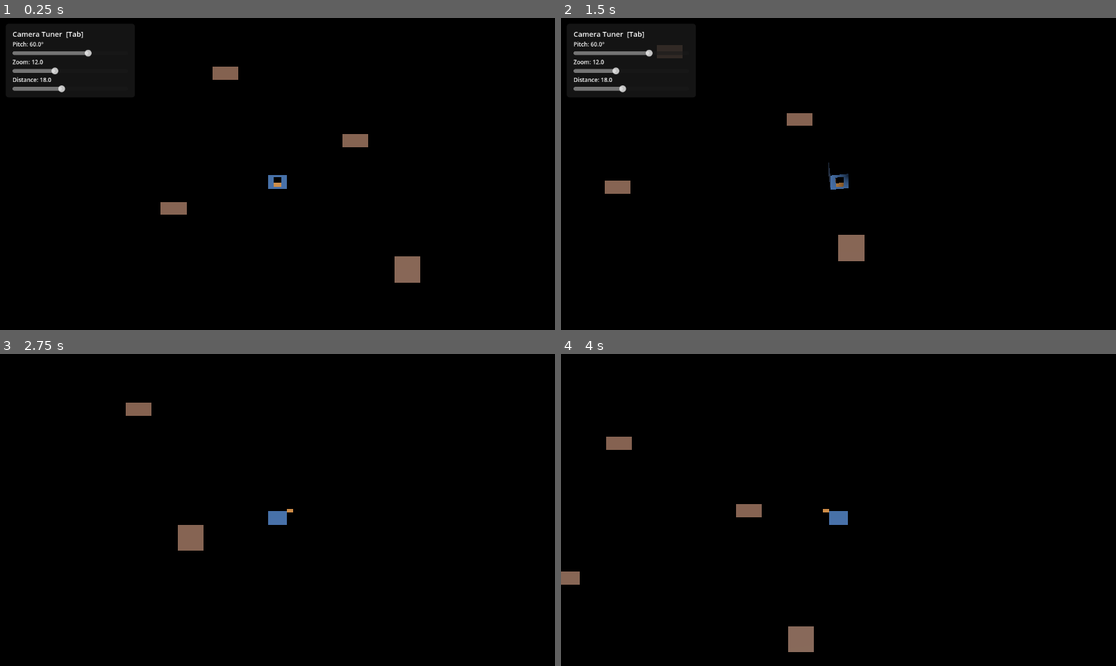
Above: before the commit, frames 1-4 (two rows, left to right).
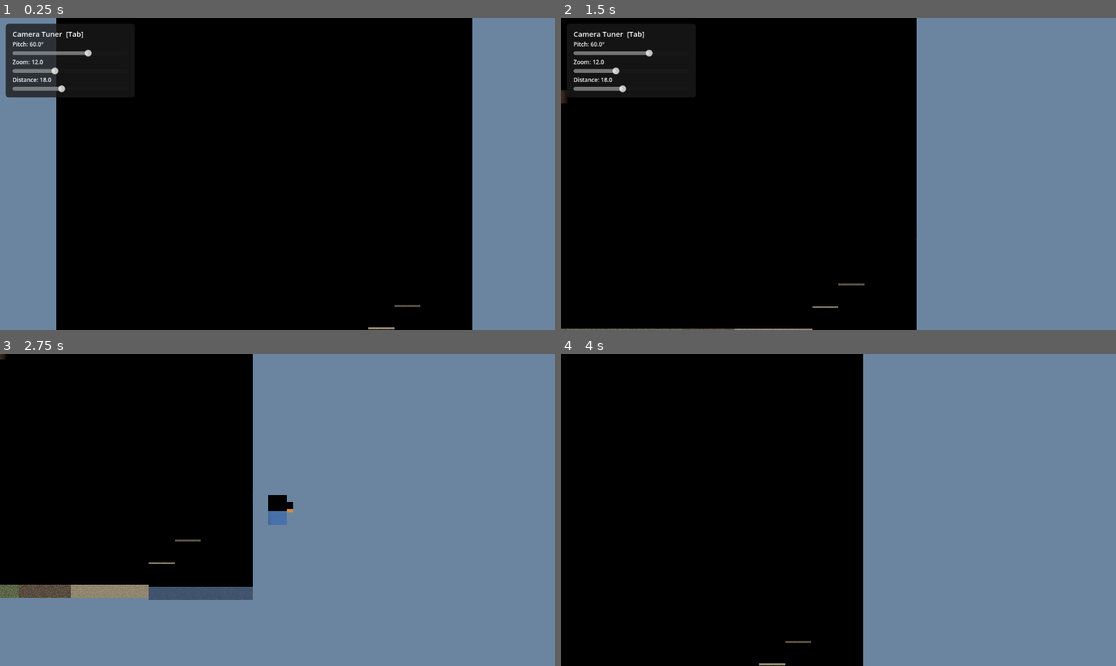
Above: after the commit, the same moments.

Repository: ninthfreak/ActionAdventureVoxel
Game: Godot game, scene res://scenes/main.tscn
The game is run twice, just before and just after one commit, with the same random seed, the same clock (stepped at 60 frames per second) and the same inputs.
Inputs:
- Up to frame 1 (0.25 s): no input
- Up to frame 2 (1.5 s): tap Enter at 0.5 s; hold D (move_right) 0.53-1.28 s; hold Tab (toggle_tuner) 0.53-1.28 s; hold S (move_down) from 1.28 s (still down); tap Tab (toggle_tuner) at 1.35 s
- Up to frame 3 (2.75 s): release S (move_down) at 2.03 s; hold D (move_right) from 2.03 s (still down); hold Tab (toggle_tuner) from 2.03 s (still down)
- Up to frame 4 (4 s): release D (move_right) at 2.78 s; release Tab (toggle_tuner) at 2.78 s; hold W (move_up) 2.78-3.53 s; tap Tab (toggle_tuner) at 2.85 s; hold A (move_left) from 3.53 s (still down); hold Tab (toggle_tuner) from 3.53 s (still down)

The runs differ from the first frame. In frame 1, 26% of the frame differs, in the area x 0-100%, y 0-100%; in frame 2, 37%; in frame 3, 66%; in frame 4, 47%.

Commit message:
Add voxel block assets and runtime map builder
Pull PrismCraft block assets (OBJ+MTL) into blocks/ and replace the
placeholder ground plane and box obstacles with a 16x16 map built
from real voxel blocks at runtime. Layout: grass field with a brick
building, dirt path winding to a sand beach and water, asphalt lot,
gravel patch, and concrete walkway connecting them.

Co-Authored-By: Claude Opus 4.6 <noreply@anthropic.com>
Claude-Session: https://claude.ai/code/session_0168A7UbHfBLMdtnJfLHTF79

Diff:
--- a/scenes/main.tscn
+++ b/scenes/main.tscn
@@ -1,12 +1,9 @@
-[gd_scene load_steps=15 format=3]
+[gd_scene load_steps=8 format=3]
 
 [ext_resource type="Script" path="res://scripts/player.gd" id="1_player"]
 [ext_resource type="Script" path="res://scripts/camera_rig.gd" id="2_camrig"]
 [ext_resource type="Script" path="res://scripts/camera_tuner.gd" id="3_tuner"]
-
-[sub_resource type="StandardMaterial3D" id="Mat_ground"]
-albedo_color = Color(0.36, 0.45, 0.38, 1)
-roughness = 1.0
+[ext_resource type="Script" path="res://scripts/map_builder.gd" id="4_map"]
 
 [sub_resource type="StandardMaterial3D" id="Mat_player"]
 albedo_color = Color(0.27, 0.5, 0.78, 1)
@@ -16,14 +13,6 @@
 albedo_color = Color(0.95, 0.62, 0.2, 1)
 roughness = 0.8
 
-[sub_resource type="StandardMaterial3D" id="Mat_obstacle"]
-albedo_color = Color(0.62, 0.45, 0.36, 1)
-roughness = 1.0
-
-[sub_resource type="PlaneMesh" id="Mesh_ground"]
-material = SubResource("Mat_ground")
-size = Vector2(40, 40)
-
 [sub_resource type="BoxMesh" id="Mesh_player"]
 material = SubResource("Mat_player")
 size = Vector3(0.7, 1.1, 0.7)
@@ -32,29 +21,39 @@
 material = SubResource("Mat_marker")
 size = Vector3(0.3, 0.3, 0.3)
 
-[sub_resource type="BoxMesh" id="Mesh_obstacle"]
-material = SubResource("Mat_obstacle")
-size = Vector3(1, 1, 1)
-
-[sub_resource type="BoxShape3D" id="Shape_ground"]
-size = Vector3(40, 1, 40)
-
 [sub_resource type="BoxShape3D" id="Shape_player"]
 size = Vector3(0.7, 1.1, 0.7)
 
-[sub_resource type="BoxShape3D" id="Shape_obstacle"]
-size = Vector3(1, 1, 1)
+[sub_resource type="BoxShape3D" id="Shape_ground"]
+size = Vector3(20, 1, 20)
 
 [node name="Main" type="Node3D"]
 
 [node name="Ground" type="StaticBody3D" parent="."]
 
-[node name="Mesh" type="MeshInstance3D" parent="Ground"]
-mesh = SubResource("Mesh_ground")
-
 [node name="Collision" type="CollisionShape3D" parent="Ground"]
 transform = Transform3D(1, 0, 0, 0, 1, 0, 0, 0, 1, 0, -0.5, 0)
 shape = SubResource("Shape_ground")
+
+[node name="Map" type="Node3D" parent="."]
+script = ExtResource("4_map")
+map_layout = "GGGGGGGGGGGGGGGG
+GGGGGGGGGGGVVVGG
+GGBBBBBGGGVVVGGG
+GGBCCCBGGVVGGGGG
+GGBCCCBGGGGGGGGG
+GGBBBDBGGGGGGGGG
+GGGGGDGGGGGGGGGG
+GAAAKDKKKGGGGGGG
+GAAAGGGGDGGGGGGG
+GAAAGGGGDGGGGGGG
+GGGGGGGGDDGGGGGG
+GGGGGGGGGDDGGGGG
+GGGGGGGGGGDSSSWW
+GGGGGGGGGDSSSSWW
+GGGGGGGGDDSSSWWW
+GGGGGGGDDSSSWWWW"
+center_map = true
 
 [node name="KeyLight" type="DirectionalLight3D" parent="."]
 transform = Transform3D(1, 0, 0, 0, 0.643, -0.766, 0, 0.766, 0.643, 0, 8, 0)
@@ -65,51 +64,6 @@
 transform = Transform3D(1, 0, 0, 0, -0.866, -0.5, 0, 0.5, -0.866, 0, 8, 0)
 light_energy = 0.45
 shadow_enabled = false
-
-[node name="Obstacle1" type="StaticBody3D" parent="."]
-transform = Transform3D(1, 0, 0, 0, 1, 0, 0, 0, 1, 3, 0.5, -2)
-
-[node name="Mesh" type="MeshInstance3D" parent="Obstacle1"]
-mesh = SubResource("Mesh_obstacle")
-
-[node name="Collision" type="CollisionShape3D" parent="Obstacle1"]
-shape = SubResource("Shape_obstacle")
-
-[node name="Obstacle2" type="StaticBody3D" parent="."]
-transform = Transform3D(1, 0, 0, 0, 1, 0, 0, 0, 1, -4, 0.5, 1)
-
-[node name="Mesh" type="MeshInstance3D" parent="Obstacle2"]
-mesh = SubResource("Mesh_obstacle")
-
-[node name="Collision" type="CollisionShape3D" parent="Obstacle2"]
-shape = SubResource("Shape_obstacle")
-
-[node name="Obstacle3" type="StaticBody3D" parent="."]
-transform = Transform3D(1, 0, 0, 0, 1, 0, 0, 0, 1, -2, 0.5, -5)
-
-[node name="Mesh" type="MeshInstance3D" parent="Obstacle3"]
-mesh = SubResource("Mesh_obstacle")
-
-[node name="Collision" type="CollisionShape3D" parent="Obstacle3"]
-shape = SubResource("Shape_obstacle")
-
-[node name="PillarLower" type="StaticBody3D" parent="."]
-transform = Transform3D(1, 0, 0, 0, 1, 0, 0, 0, 1, 5, 0.5, 4)
-
-[node name="Mesh" type="MeshInstance3D" parent="PillarLower"]
-mesh = SubResource("Mesh_obstacle")
-
-[node name="Collision" type="CollisionShape3D" parent="PillarLower"]
-shape = SubResource("Shape_obstacle")
-
-[node name="PillarUpper" type="StaticBody3D" parent="."]
-transform = Transform3D(1, 0, 0, 0, 1, 0, 0, 0, 1, 5, 1.5, 4)
-
-[node name="Mesh" type="MeshInstance3D" parent="PillarUpper"]
-mesh = SubResource("Mesh_obstacle")
-
-[node name="Collision" type="CollisionShape3D" parent="PillarUpper"]
-shape = SubResource("Shape_obstacle")
 
 [node name="Player" type="CharacterBody3D" parent="."]
 transform = Transform3D(1, 0, 0, 0, 1, 0, 0, 0, 1, 0, 1, 0)
--- /dev/null
+++ b/scripts/map_builder.gd
@@ -0,0 +1,96 @@
+extends Node3D
+## Builds a block map at runtime from a text layout.
+## Each character maps to a voxel block type loaded from res://blocks/.
+
+const BLOCK_KEY := {
+	"G": "grass",
+	"D": "dirt",
+	"S": "sand",
+	"W": "water",
+	"A": "asphalt",
+	"V": "gravel",
+	"K": "concrete_walkway",
+	"B": "bricks",
+	"C": "cement_blocks",
+}
+
+const WALL_TILES := ["B"]
+
+@export_multiline var map_layout: String
+@export var center_map: bool = true
+
+var _mesh_cache: Dictionary = {}
+
+func _ready() -> void:
+	if Engine.is_editor_hint():
+		return
+	_build()
+
+func _build() -> void:
+	var rows := map_layout.strip_edges().split("\n")
+	var width := 0
+	for r in rows:
+		width = max(width, r.strip_edges().length())
+	var height := rows.size()
+
+	var offset := Vector3.ZERO
+	if center_map:
+		offset = Vector3(-width * 0.5, 0.0, -height * 0.5)
+
+	for row_idx in height:
+		var row := rows[row_idx].strip_edges()
+		for col_idx in row.length():
+			var ch := row[col_idx]
+			if ch == " " or ch == ".":
+				continue
+			var block_name: String = BLOCK_KEY.get(ch, "")
+			if block_name.is_empty():
+				continue
+
+			var ground_y := -1.0
+			if ch == "W":
+				ground_y = -1.15
+
+			var pos := Vector3(col_idx, ground_y, row_idx) + offset
+			_add_block(block_name, pos)
+
+			if ch in WALL_TILES:
+				_add_wall(block_name, Vector3(col_idx, 0.0, row_idx) + offset)
+
+func _add_block(block_name: String, pos: Vector3) -> void:
+	var mesh := _load_mesh(block_name)
+	if not mesh:
+		return
+	var mi := MeshInstance3D.new()
+	mi.mesh = mesh
+	mi.position = pos
+	add_child(mi)
+
+func _add_wall(block_name: String, pos: Vector3) -> void:
+	var mesh := _load_mesh(block_name)
+	if not mesh:
+		return
+
+	var body := StaticBody3D.new()
+	body.position = pos
+
+	var mi := MeshInstance3D.new()
+	mi.mesh = mesh
+	body.add_child(mi)
+
+	var col := CollisionShape3D.new()
+	var box := BoxShape3D.new()
+	box.size = Vector3(1.0, 1.0, 1.0)
+	col.shape = box
+	col.position = Vector3(0.0, 0.5, 0.0)
+	body.add_child(col)
+
+	add_child(body)
+
+func _load_mesh(block_name: String) -> Mesh:
+	if _mesh_cache.has(block_name):
+		return _mesh_cache[block_name]
+	var path := "res://blocks/%s.obj" % block_name
+	var mesh: Mesh = load(path)
+	_mesh_cache[block_name] = mesh
+	return mesh
Not shown, added: blocks/asphalt.mtl
Not shown, added: blocks/asphalt.obj
Not shown, added: blocks/bricks.mtl
Not shown, added: blocks/bricks.obj
Not shown, added: blocks/cement_blocks.mtl
Not shown, added: blocks/cement_blocks.obj
Not shown, added: blocks/concrete_walkway.mtl
Not shown, added: blocks/concrete_walkway.obj
Not shown, added: blocks/dirt.mtl
Not shown, added: blocks/dirt.obj
Not shown, added: blocks/grass.mtl
Not shown, added: blocks/grass.obj
(and 6 more such lines)
